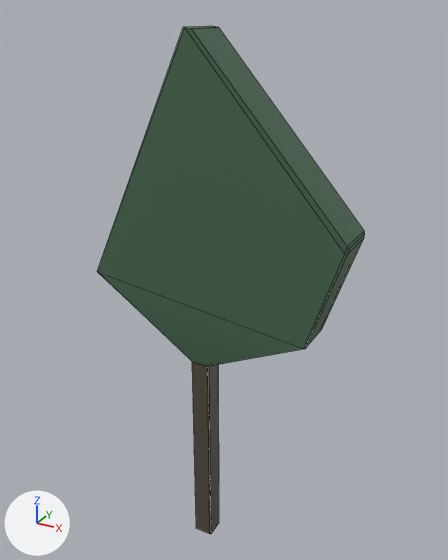
Renders of the FBX model Assets/Project/Scenes/Huda/Huda/Tree 4.fbx from each side of a commit.
Before and after are seen from a 50 mm lens placed at (-1.36, -0.19, 2.69), pointed at (-2.67, 2.19, 1.5). The lights are fixed; the arrows at lower left show +X, +Y and +Z. Mesh edges are drawn as thin lines. Where no turn or scale is listed for an object, it has been applied to the vertices.
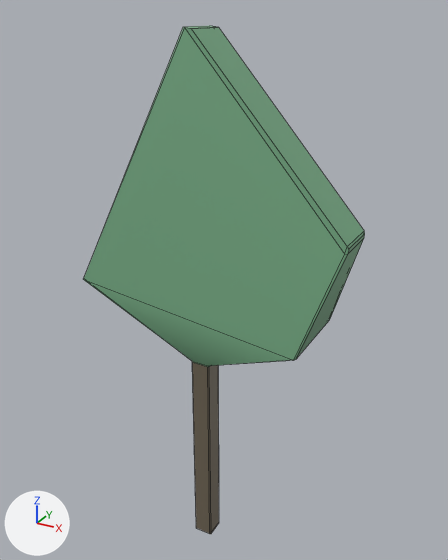
Diff of the bpy script that builds the scene:
```diff
--- a/Assets/Project/Scenes/Huda/Huda/Tree 4.fbx.py
+++ b/Assets/Project/Scenes/Huda/Huda/Tree 4.fbx.py
@@ mat_tree @@
 mat_tree = principled_material('Tree')
-mat_tree.base_color = (0.0631, 0.14, 0.0799)  # dark green #476950
+mat_tree.base_color = (0.186, 0.412, 0.235)  # green #77ac85
@@ me_mesh @@
 me_mesh.from_pydata(...)  # 52 vertices, 52 faces; spans x -0.63..0.63, y -0.11..0.11, z 0.0..2.62
 # used by ob_pcube12; location = (-2.652, 2.106, 0.005)
-me_mesh.vertices[28].co = (-0.63, -0.1, 1.48)  # pixel (97, 271)
-me_mesh.vertices[29].co = (-0.63, -0.11, 1.48)  # pixel (97, 271)
-me_mesh.vertices[30].co = (0.48, -0.11, 1.35)  # pixel (303, 348)
-me_mesh.vertices[31].co = (0.48, -0.1, 1.35)  # pixel (305, 348)
-me_mesh.vertices[32].co = (-0.63, 0.11, 1.48)
-me_mesh.vertices[33].co = (-0.63, 0.1, 1.48)
-me_mesh.vertices[34].co = (0.48, 0.1, 1.35)  # pixel (322, 328)
-me_mesh.vertices[35].co = (0.48, 0.11, 1.35)  # pixel (321, 328)
+# me_mesh part 1
+me_mesh.vertices[28].co = (-0.63, -0.2, 1.48)  # pixel (83, 278)
+me_mesh.vertices[29].co = (-0.63, -0.21, 1.48)  # pixel (83, 279)
+me_mesh.vertices[30].co = (0.48, -0.21, 1.35)  # pixel (293, 360)
+me_mesh.vertices[31].co = (0.48, -0.2, 1.35)  # pixel (296, 359)
+me_mesh.vertices[32].co = (-0.63, 0.21, 1.48)
+me_mesh.vertices[33].co = (-0.63, 0.2, 1.48)
+me_mesh.vertices[34].co = (0.48, 0.2, 1.35)  # pixel (329, 319)
+me_mesh.vertices[35].co = (0.48, 0.21, 1.35)  # pixel (329, 318)
 me_mesh.materials.append(mat_lambert6)
```

What differs and where, as boxes (x1, y1, x2, y2) in the pictures (448 x 560 px; the box of a moved part takes in the faces that stretch with it):
'pCube12', recoloured, reshaped: before (97, 26, 365, 534); after (83, 26, 365, 534)
part 1 of me_mesh, moved or reshaped: before (97, 27, 364, 366); after (83, 27, 364, 366)
